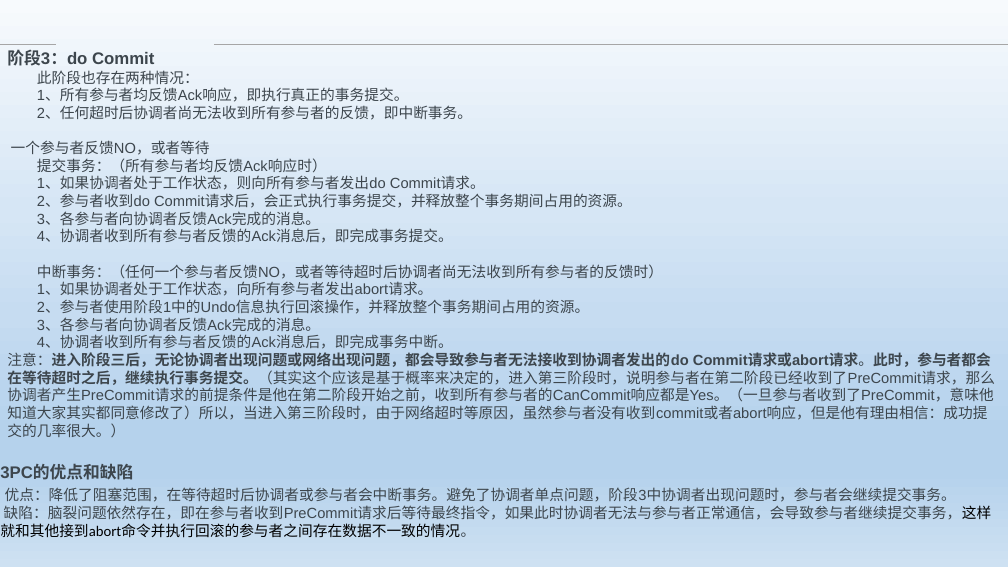
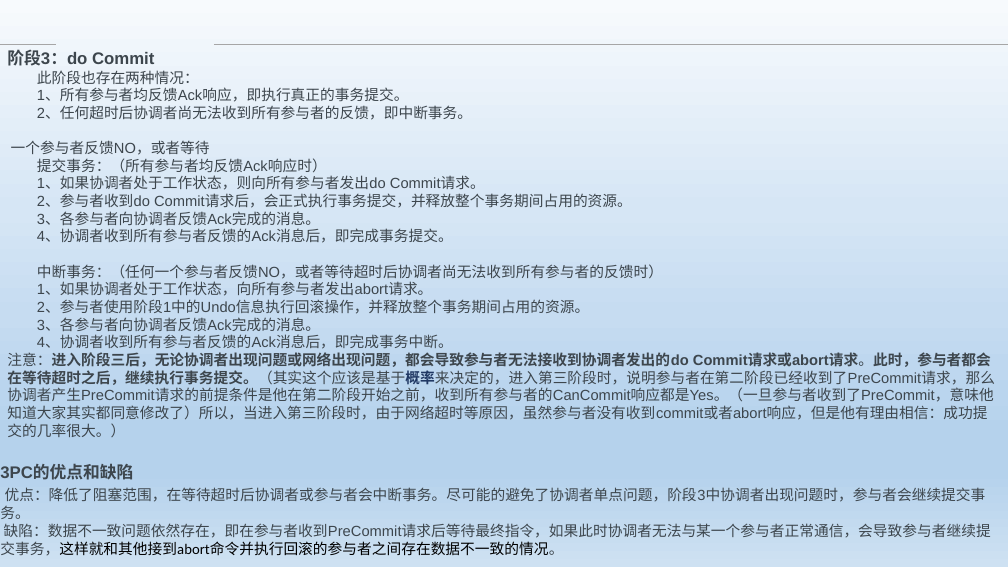
Before and after one commit to Heffie199/zhao_Note, a slide deck: slide 18 of 分布式事务的解决方案 .pptx. Drawn at 1008x567 pixels with LibreOffice and Linux fonts; fonts in the diff are those of the drawing; background and template pictures are left out. Boxes give left, top, right and bottom in pixels: in the first picture for what was removed or moved away, otherwise in the second. Text is boxed around its words. In the diff, an @@ line names an element or a change of style, - is before the commit and + after.

```diff
--- a/分布式事务的解决方案 .pptx
+++ b/分布式事务的解决方案 .pptx
@@ text at (7, 140, 995, 437): text colour #3D464D to #203864, bold on in "Commit请求或abort请求。此时，参与者都会在等待超时之后，继续执行事务提交。（其实这个应该是基于概率来决定的，进 ..." @@
@@ text at (0, 487, 991, 555): text changed @@
-优点：降低了阻塞范围，在等待超时后协调者或参与者会中断事务。避免了协调者单点问题，阶段3中协调者出现问题时，参与者会继续提交事务。
-缺陷：脑裂问题依然存在，即在参与者收到PreCommit请求后等待最终指令，如果此时协调者无法与参与者正常通信，会导致参与者继续提交事务，这样就和其他接到abort命令并执行回滚的参与者之间存在数据不一致的情况。
+优点：降低了阻塞范围，在等待超时后协调者或参与者会中断事务。尽可能的避免了协调者单点问题，阶段3中协调者出现问题时，参与者会继续提交事务。
+缺陷：数据不一致问题依然存在，即在参与者收到PreCommit请求后等待最终指令，如果此时协调者无法与某一个参与者正常通信，会导致参与者继续提交事务，这样就和其他接到abort命令并执行回滚的参与者之间存在数据不一致的情况。
```
Also in this commit, not shown: 1 other slide changed.
